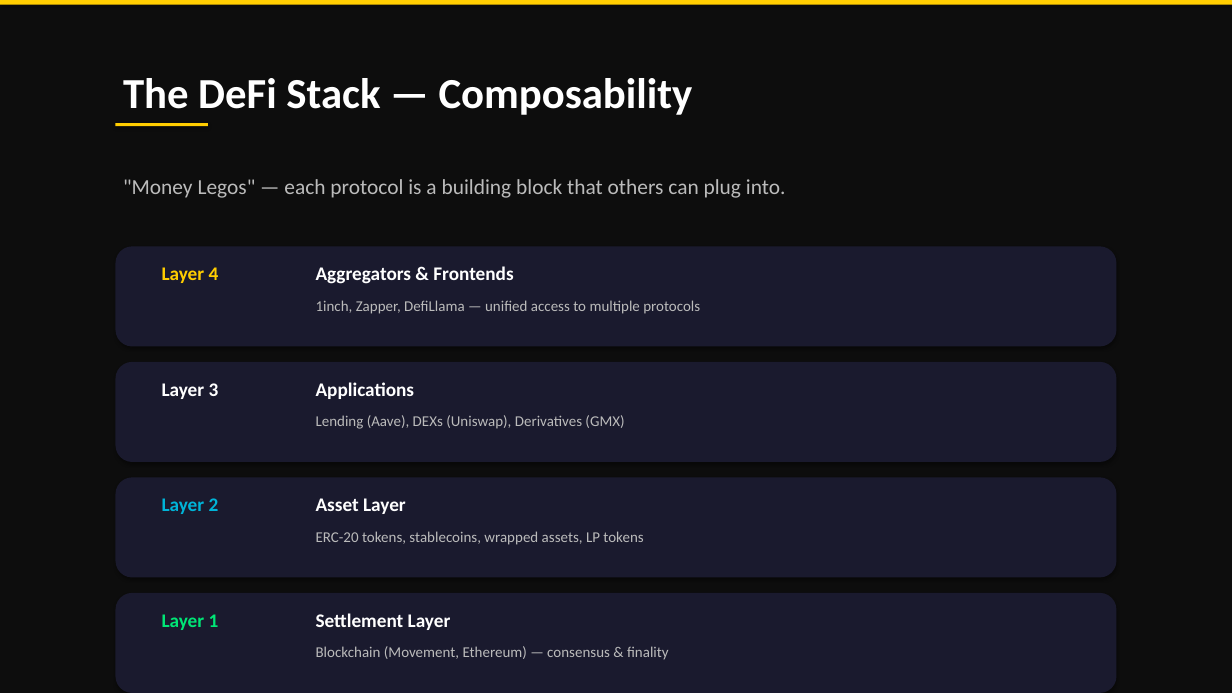
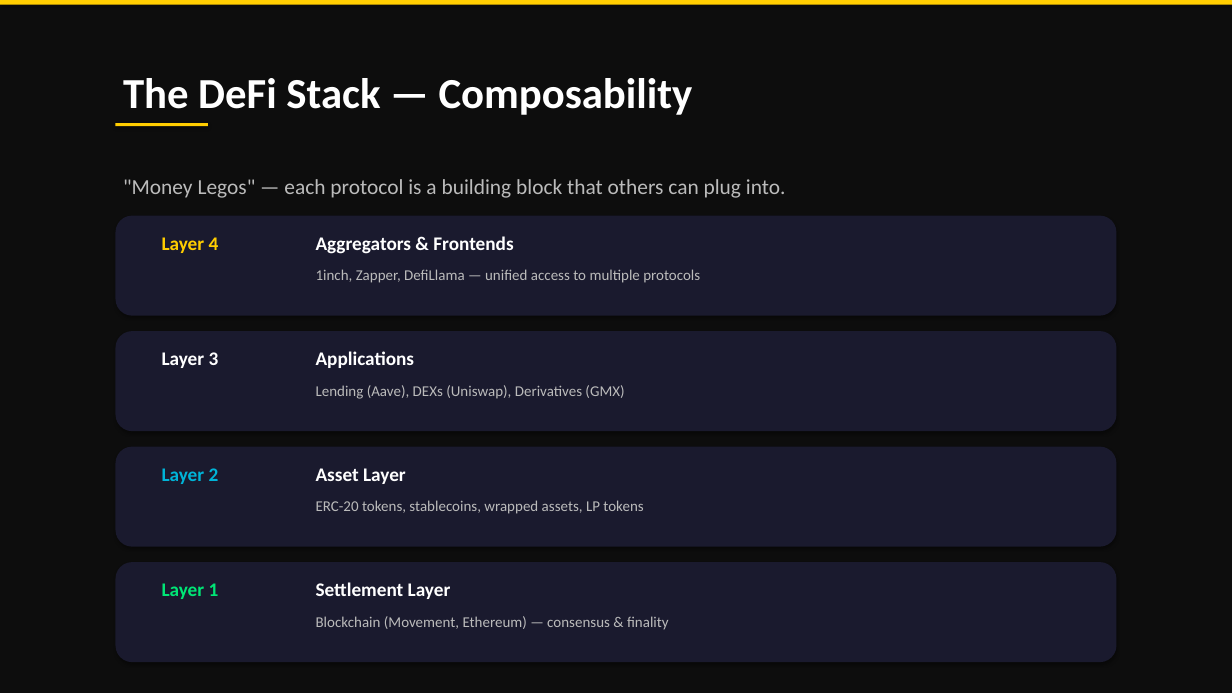
Before and after one commit to ulas96/movement-stabletoken, a slide deck: slide 17 of docs/presentations/SmartContracts_DeFi_Movement.pptx (slide 14 before the commit). Drawn at 1232x693 pixels with LibreOffice and Linux fonts; fonts in the diff are those of the drawing. Boxes give left, top, right and bottom in pixels: in the first picture for what was removed or moved away, otherwise in the second. Text is boxed around its words. In the diff, an @@ line names an element or a change of style, - is before the commit and + after.

Commit message:
defi presentation update
stabletokens categorized and detailed

```diff
--- a/docs/presentations/SmartContracts_DeFi_Movement.pptx
+++ b/docs/presentations/SmartContracts_DeFi_Movement.pptx
@@ 12 texts, 4 rounded rectangles: place and size @@
-12 texts, 4 rounded rectangles at bbox=[116, 246, 1116, 693]
+12 texts, 4 rounded rectangles at bbox=[116, 216, 1116, 662]
```
Also in this commit, not shown: 2 other slides changed, 4 slides added, 1 slide removed.
